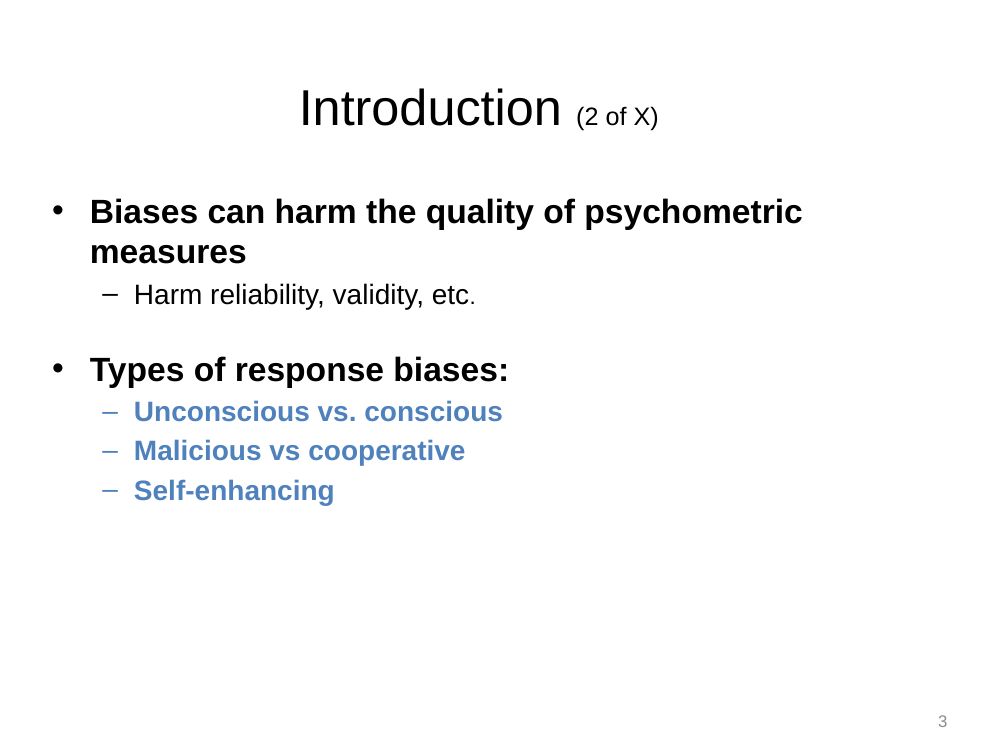
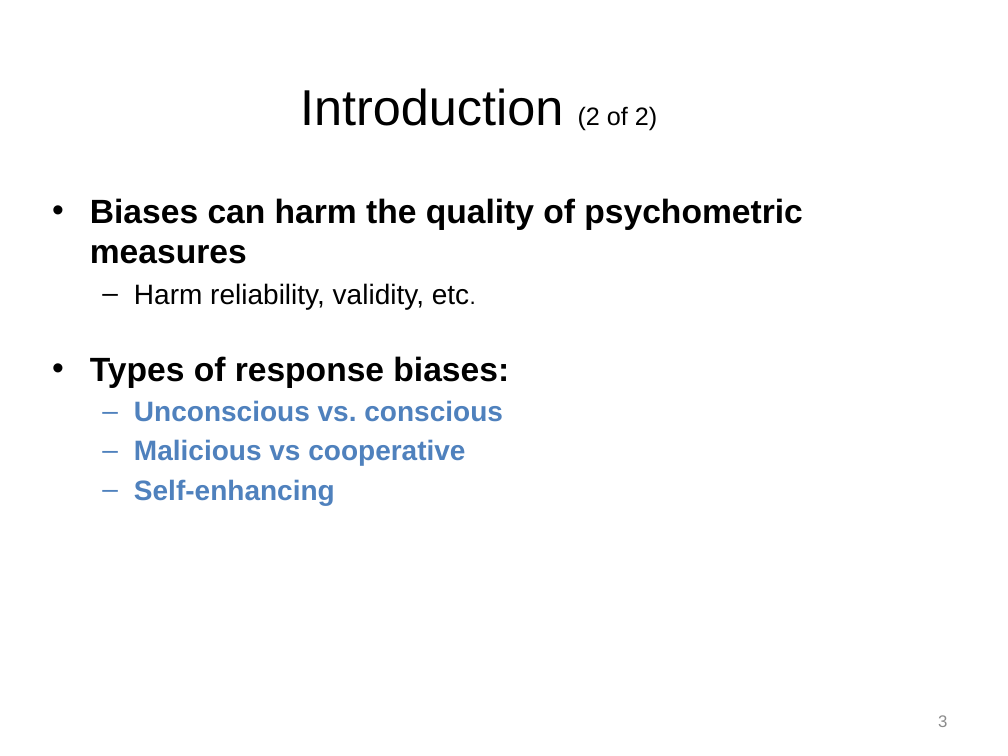
Before and after one commit to npm27/Teaching-Materials, a slide deck: slide 3 of Tests and Eval/Slides/9 Chapter 10.pptx. Drawn at 1008x756 pixels with LibreOffice and Linux fonts; fonts in the diff are those of the drawing. Boxes give left, top, right and bottom in pixels: in the first picture for what was removed or moved away, otherwise in the second. Text is boxed around its words. In the diff, an @@ line names an element or a change of style, - is before the commit and + after.

```diff
--- a/Tests and Eval/Slides/9 Chapter 10.pptx
+++ b/Tests and Eval/Slides/9 Chapter 10.pptx
@@ title at bbox=[300, 88, 657, 130]: text changed @@
-Introduction (2 of X)
+Introduction (2 of 2)
```
Also in this commit, not shown: 2 other slides changed, 5 other files.
